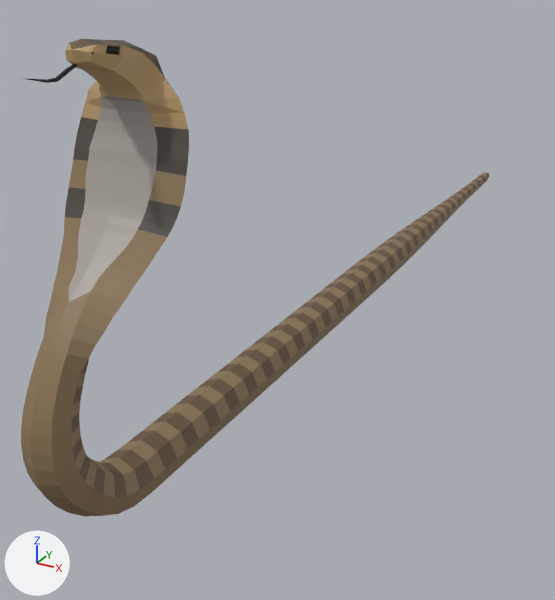
What one commit did to the FBX model rc69/Assets/1_MyAssets/Models/1NewAsset/Monster/Desert/21.Snake.fbx.
Before and after are seen from a 50 mm camera at (0.118, -0.126, 0.135) aimed at (-0.025, 0.134, 0.005). Lighting does not change. The marker at lower left points along +X, +Y and +Z. The picture after the commit comes second. Where no turn or scale is listed for an object, it has been applied to the vertices.

In view in the first picture: 'Snake'.
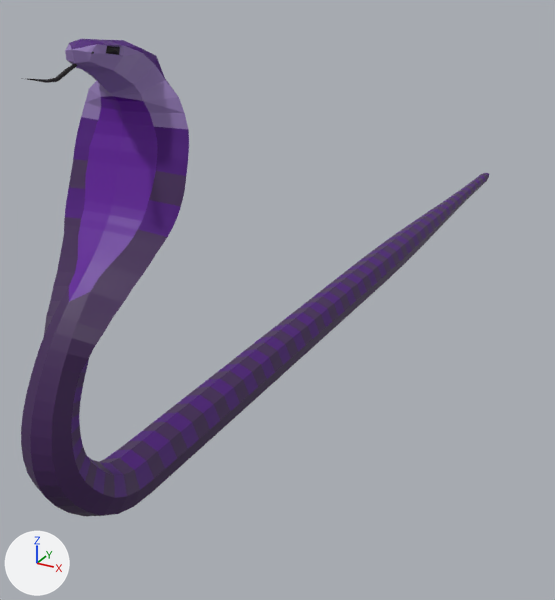
The newer file is also rescaled (x1.67), turned or shifted as a whole; pictures and numbers use the older file's frame.

Pixel boxes [x1, y1, x2, y2] of what changed, in the pictures (555 x 600 px):
part 1 of me_mesh, recoloured
    both: [69, 39, 489, 498]
part 2 of me_mesh, recoloured (brown to purple)
    both: [65, 44, 188, 129]
part 3 of me_mesh, recoloured (dark grey to dark purple)
    both: [65, 39, 189, 237]
part 4 of me_mesh, recoloured (grey to purple)
    both: [69, 96, 157, 302]
part 5 of me_mesh, recoloured (brown to dark purple)
    both: [21, 159, 489, 516]

The change, as a list of edits to the scene's bpy script:
```text
Add mat_snake_rig_material_004:
    mat_snake_rig_material_004 = principled_material('Snake_rig:Material.004')
    mat_snake_rig_material_004.base_color = (0.0683, 0.0, 0.193)  # dark purple #4a007a
    mat_snake_rig_material_004.roughness = 0.797
Add mat_snake_rig_material:
    mat_snake_rig_material = principled_material('Snake_rig:Material')
    mat_snake_rig_material.base_color = (0.0504, 0.0137, 0.093)  # dark purple #3f1f56
    mat_snake_rig_material.roughness = 0.4
Add mat_snake_rig_material_002:
    mat_snake_rig_material_002 = principled_material('Snake_rig:Material.002')
    mat_snake_rig_material_002.base_color = (0.11, 0.0, 0.312)  # purple #5d0098
Add mat_snake_rig_material_005:
    mat_snake_rig_material_005 = principled_material('Snake_rig:Material.005')
    mat_snake_rig_material_005.base_color = (0.267, 0.172, 0.44)  # purple #8d73b1
Add mat_snake_rig_material_001:
    mat_snake_rig_material_001 = principled_material('Snake_rig:Material.001')
    mat_snake_rig_material_001.base_color = (0.00605, 0.00368, 0.00439)  # black #120c0e
    mat_snake_rig_material_001.roughness = 0.614
Add mat_snake_rig_material_003:
    mat_snake_rig_material_003 = principled_material('Snake_rig:Material.003')
    mat_snake_rig_material_003.base_color = (0.0683, 0.0, 0.193)  # dark purple #4a007a
Change me_mesh:
    where me_mesh.from_pydata(...)  # 900 vertices, 921 faces; spans x -0.017..0.017, y -0.026..0.376, z 0.0..0.12
    used by ob_snake; location = (0.0, 0.0, 0.0)
    remove me_mesh.materials.append(mat_snake2)  # black #120c0e
    me_mesh part 1: all 252 faces that had it switch from mat_snake3 (brown #68523c) to mat_snake_rig_material_003 (dark purple #4a007a)
    me_mesh part 2: all 60 faces that had it switch from mat_snake5 (brown #b89869) to mat_snake_rig_material_005 (purple #8d73b1)
    me_mesh part 3: all 26 faces that had it switch from mat_snake1 (dark grey #4c473f) to mat_snake_rig_material_004 (dark purple #4a007a)
    me_mesh part 4: all 36 faces that had it switch from mat_snake6 (grey #a59e98) to mat_snake_rig_material_002 (purple #5d0098)
    me_mesh part 5: all 509 faces that had it switch from mat_snake4 (brown #8d7656) to mat_snake_rig_material (dark purple #3f1f56)
    add me_mesh.materials.append(mat_snake_rig_material_001)  # black #120c0e
```
